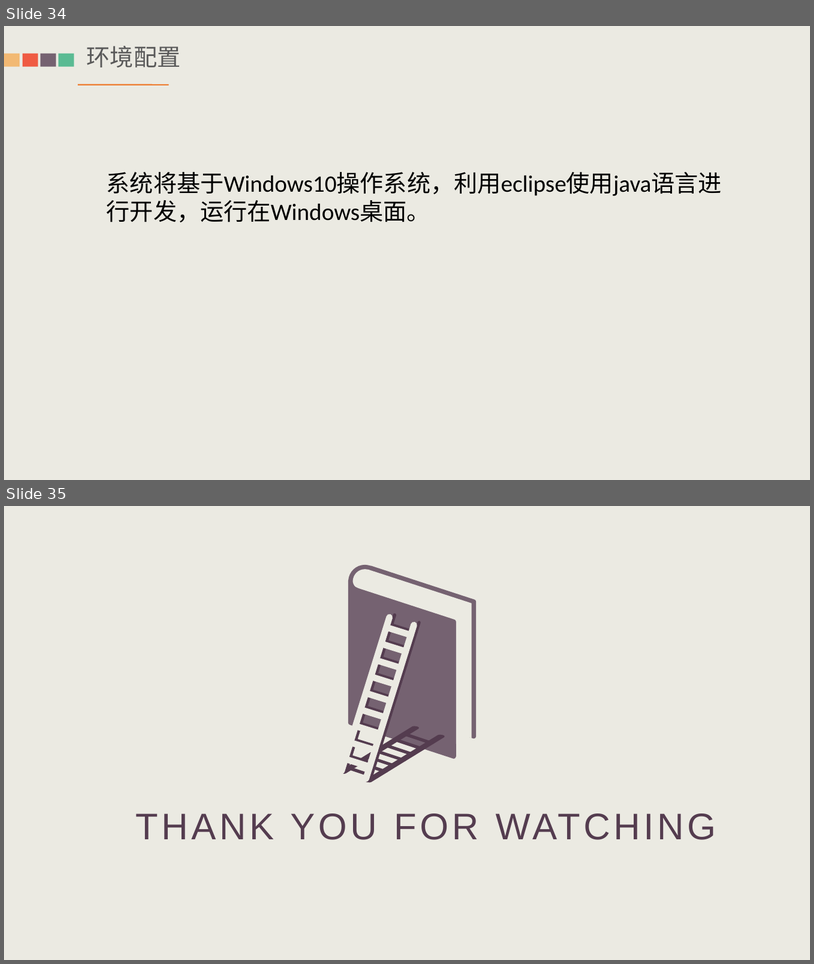
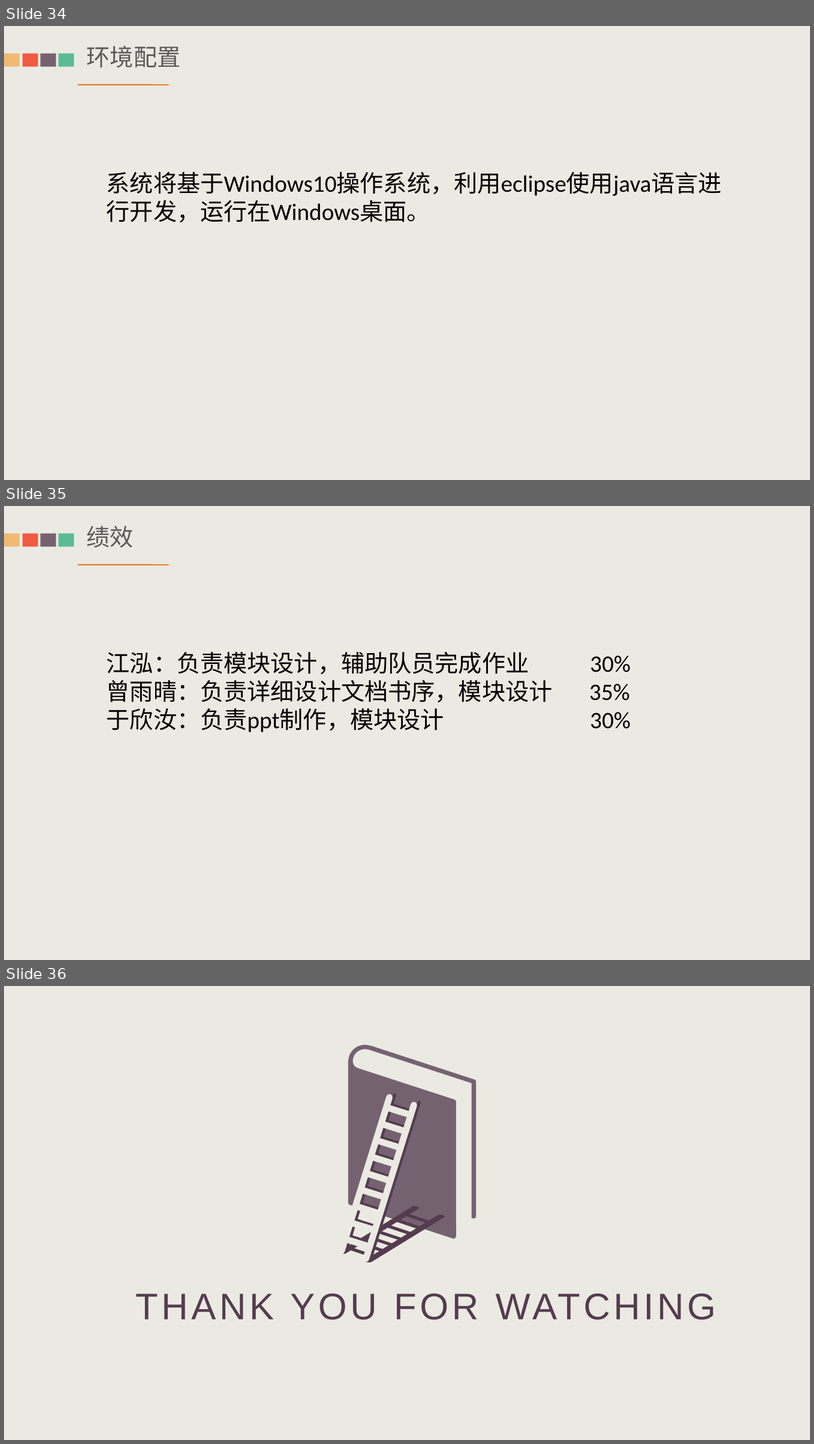
Before and after one commit to moritashin/alarmsystem, a slide deck: 详细设计ppt.pptx. Shown one above the other, each under a label of ours: slides 34 and 35 before the commit, slides 34, 35 and 36 after it. The pictures are 814x964 and 814x1444 pixels, drawn with LibreOffice and Linux fonts; fonts in the diff are those of the drawing. Boxes give left, top, right and bottom in pixels: in the first picture for what was removed or moved away, otherwise in the second. Text is boxed around its words. In the diff, an @@ line names an element or a change of style, - is before the commit and + after.

Commit message:
添加绩效

```diff
--- a/详细设计ppt.pptx
+++ b/详细设计ppt.pptx
@@ slide 35 added at [4,506,810,960], background #EBEAE2; not listed: 4 template elements that a slide beside it also shows @@
@@ text added at [87,526,134,547], 28 pt, text #595959 @@
+绩效
@@ line added from (78, 565) to (169, 565), #ED7D31 1.5 pt @@
@@ text added at [107,652,631,732], 28 pt, text #000000 @@
+江泓：负责模块设计，辅助队员完成作业 30%
+曾雨晴：负责详细设计文档书序，模块设计 35%
+于欣汝：负责ppt制作，模块设计 30%
@@ what was slide 35 is now slide 36 @@
```
